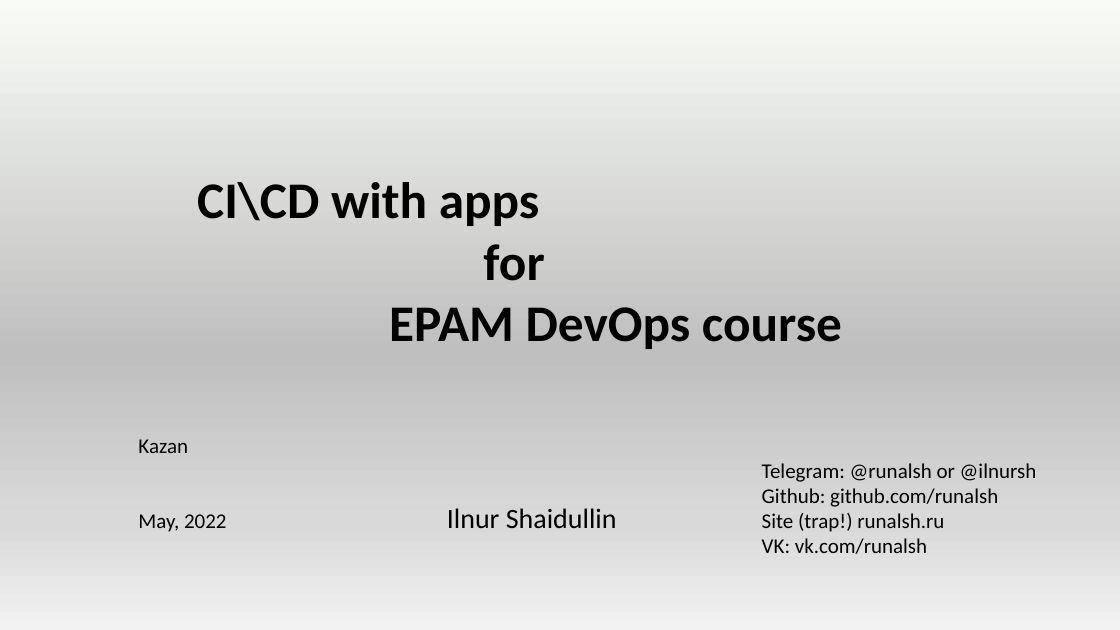
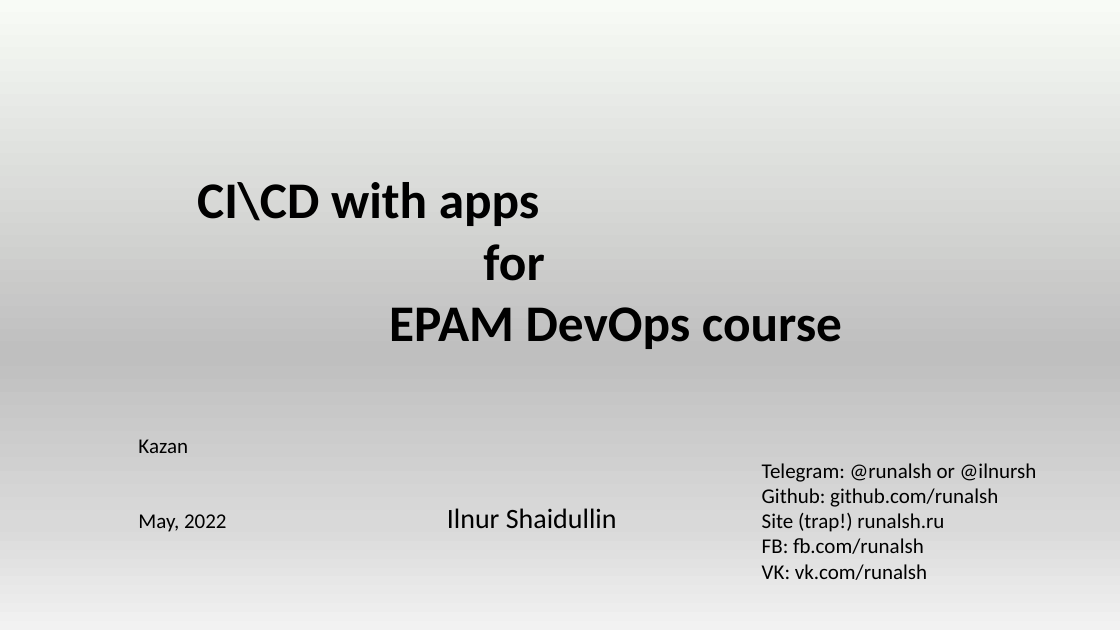
Before and after one commit to runalsh/epam-devops-aws, a slide deck: slide 1 of pres.pptx. Drawn at 1120x630 pixels with LibreOffice and Linux fonts; fonts in the diff are those of the drawing. Boxes give left, top, right and bottom in pixels: in the first picture for what was removed or moved away, otherwise in the second. Text is boxed around its words. In the diff, an @@ line names an element or a change of style, - is before the commit and + after.

```diff
--- a/pres.pptx
+++ b/pres.pptx
@@ text at bbox=[762, 538, 924, 554]: paragraph added @@
+FB: fb.com/runalsh
```
Also in this commit, not shown: 2 other slides changed, 2 slides added, 3 other files.
